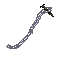
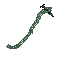
Two versions of the same layered image (64px x 64px). Layer-by-layer changes:
added layer "Paint Layer 1" (1st of 2) above "Paint Layer 1" over [6, 4, 54, 49]
painted on "Paint Layer 1" (2nd of 2) over [6, 4, 54, 49]
